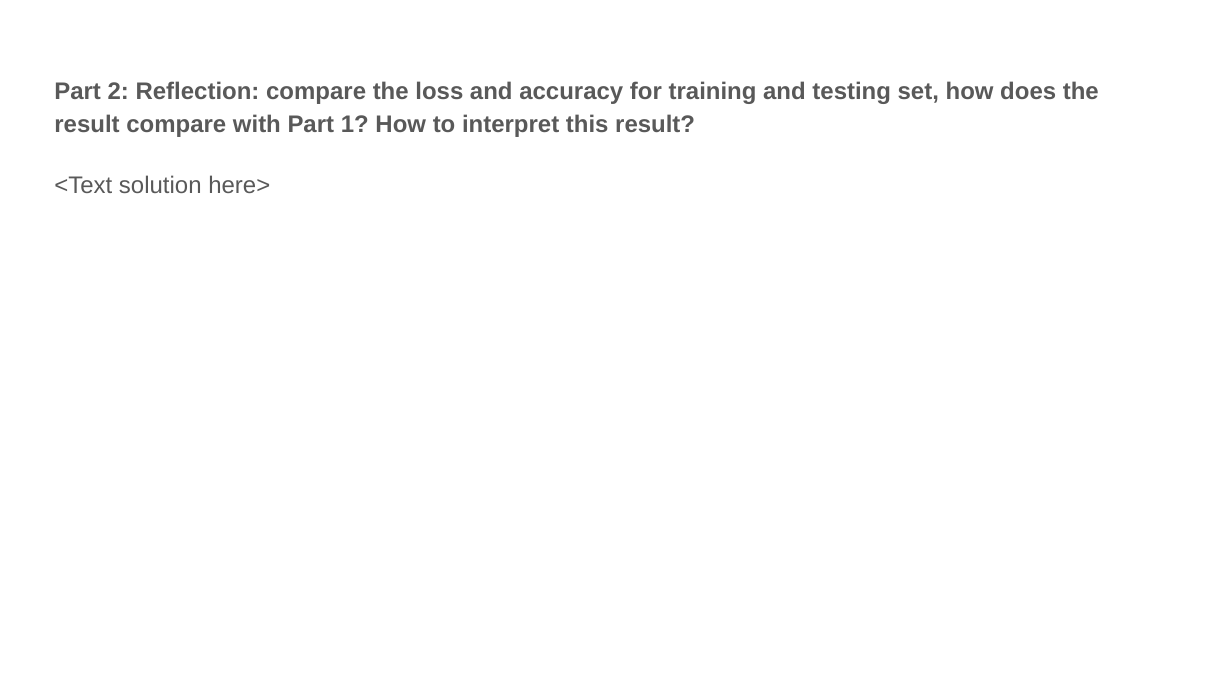
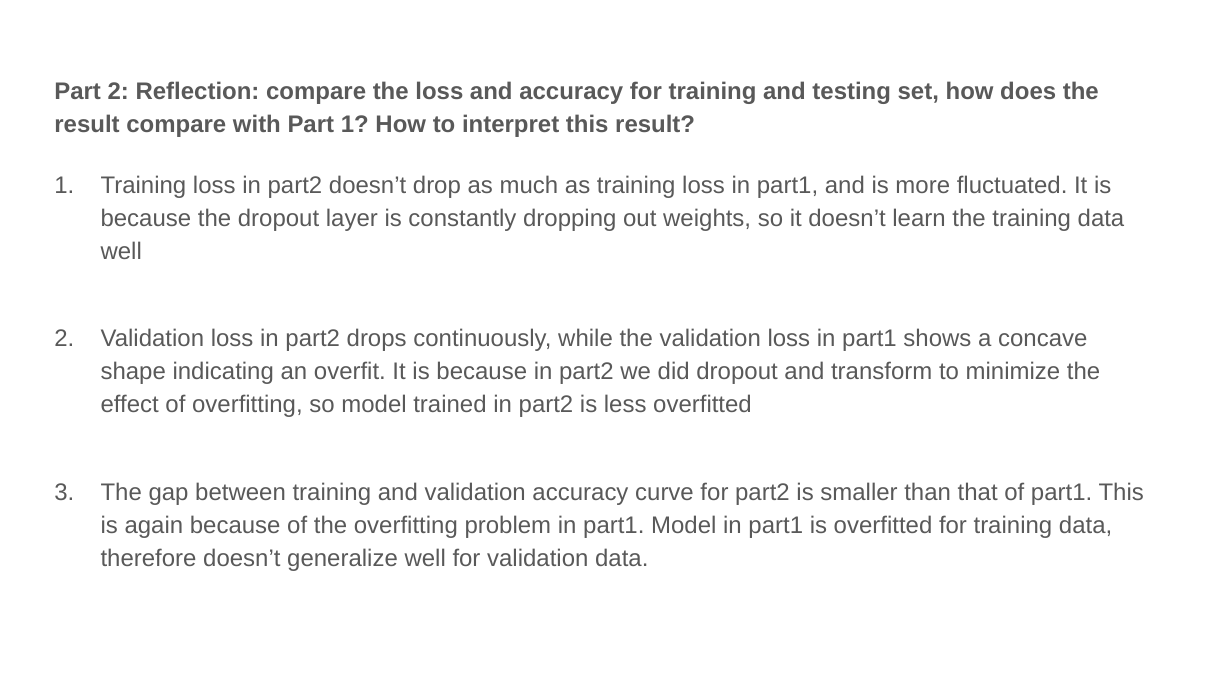
Before and after one commit to jielyugt/scene_recognition_deep, a slide deck: slide 6 of proj6_template.pptx. Drawn at 1232x693 pixels with LibreOffice and Linux fonts; fonts in the diff are those of the drawing. Boxes give left, top, right and bottom in pixels: in the first picture for what was removed or moved away, otherwise in the second. Text is boxed around its words. In the diff, an @@ line names an element or a change of style, - is before the commit and + after.

```diff
--- a/proj6_template.pptx
+++ b/proj6_template.pptx
@@ text at (101,175,1144,571): text changed @@
-<Text solution here>
+1. Training loss in part2 doesn’t drop as much as training loss in part1, and is more fluctuated. It is because the dropout layer is constantly dropping out weights, so it doesn’t learn the training data well
+2. Validation loss in part2 drops continuously, while the validation loss in part1 shows a concave shape indicating an overfit. It is because in part2 we did dropout and transform to minimize the effect of overfitting, so model trained in part2 is less overfitted
+3. The gap between training and validation accuracy curve for part2 is smaller than that of part1. This is again because of the overfitting problem in part1. Model in part1 is overfitted for training data, therefore doesn’t generalize well for validation data.
```
Also in this commit, not shown: 8 other slides changed, 1 slide added, 1 slide removed, 15 other files.
